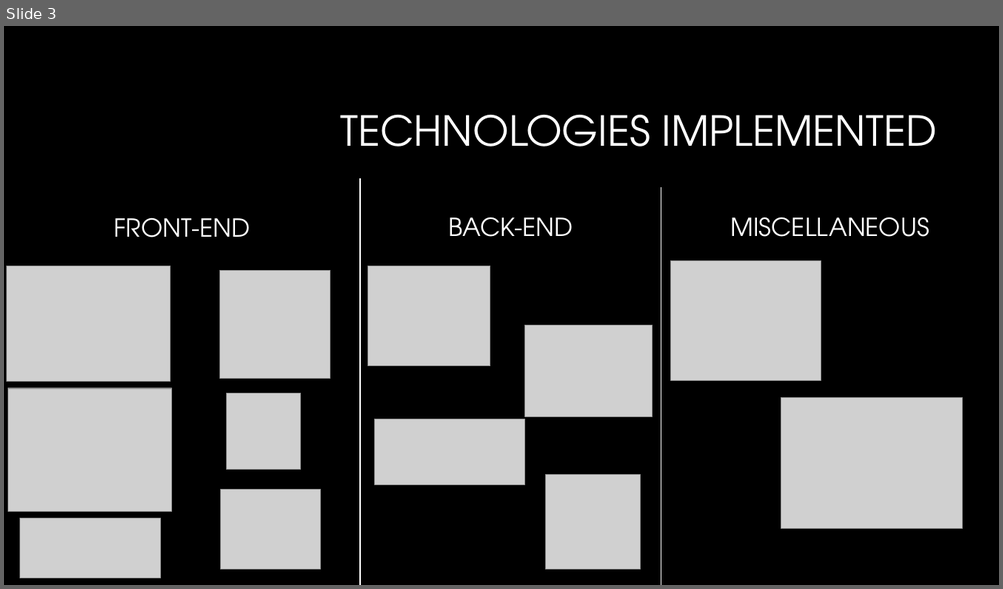
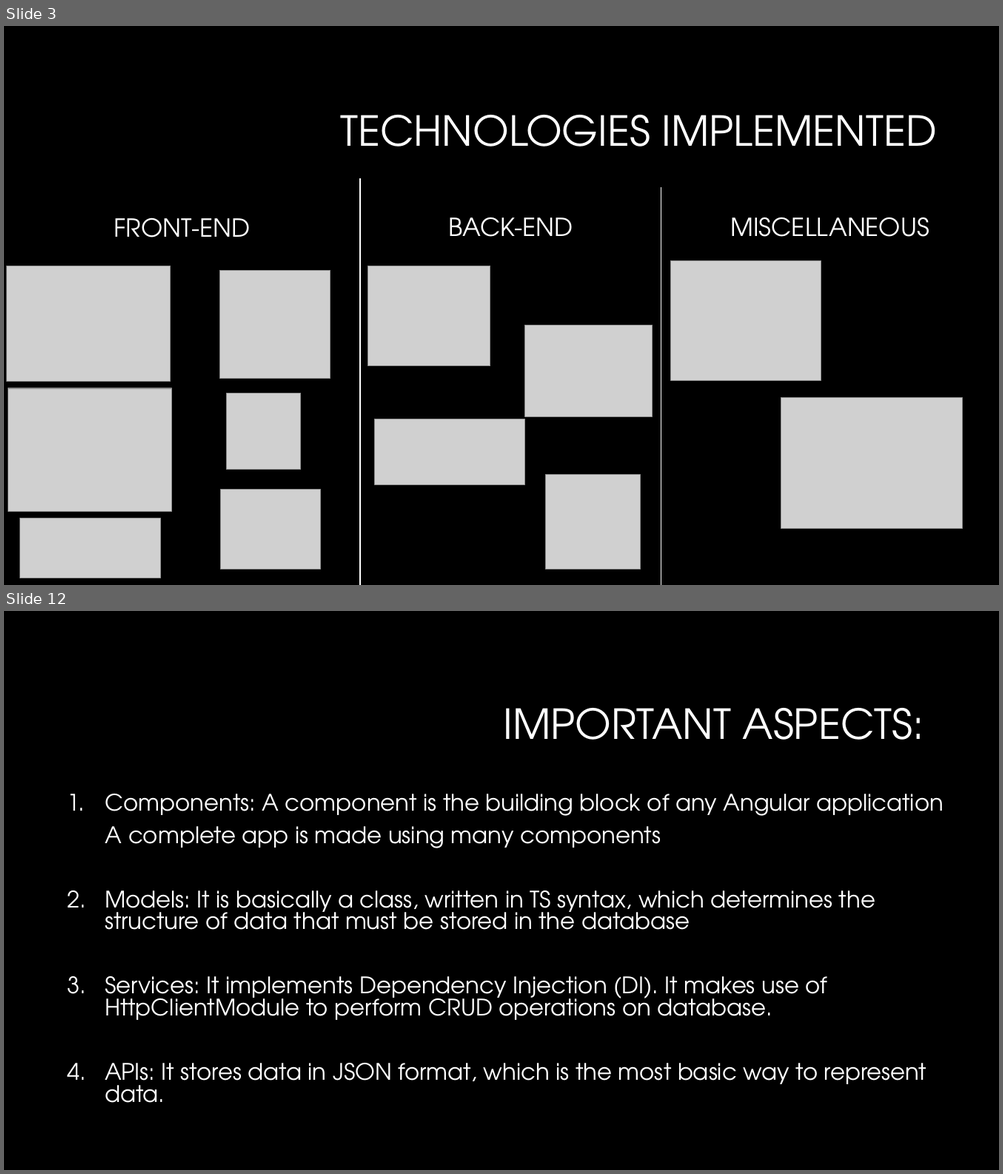
Before and after one commit to ashimaakash03/ride-booking-application, a slide deck: RideBookingApplication.pptx. Shown one above the other, each under a label of ours: slide 3 before the commit, slides 3 and 12 after it; the slides between them are not shown. The pictures are 1003x589 and 1003x1174 pixels, drawn with LibreOffice and Linux fonts; fonts in the diff are those of the drawing; grey boxes stand for pictures; background and template pictures are left out. Boxes give left, top, right and bottom in pixels: in the first picture for what was removed or moved away, otherwise in the second. Text is boxed around its words. In the diff, an @@ line names an element or a change of style, - is before the commit and + after.

```diff
--- a/RideBookingApplication.pptx
+++ b/RideBookingApplication.pptx
@@ slide 12 added at bbox=[4, 611, 999, 1170], background #000000 @@
@@ title added at bbox=[504, 708, 924, 740], 40 pt, text #FFFFFF @@
+IMPORTANT ASPECTS:
@@ text added at bbox=[105, 794, 943, 1103], 22 pt, text #FFFFFF @@
+1. Components: A component is the building block of any Angular application
+A complete app is made using many components
+2. Models: It is basically a class, written in TS syntax, which determines the structure of data that must be stored in the database
+3. Services: It implements Dependency Injection (DI). It makes use of HttpClientModule to perform CRUD operations on database.
+4. APIs: It stores data in JSON format, which is the most basic way to represent data.
```
Also in this commit, not shown: 1 slide changed, 9 other slides added, 1 slide removed.
